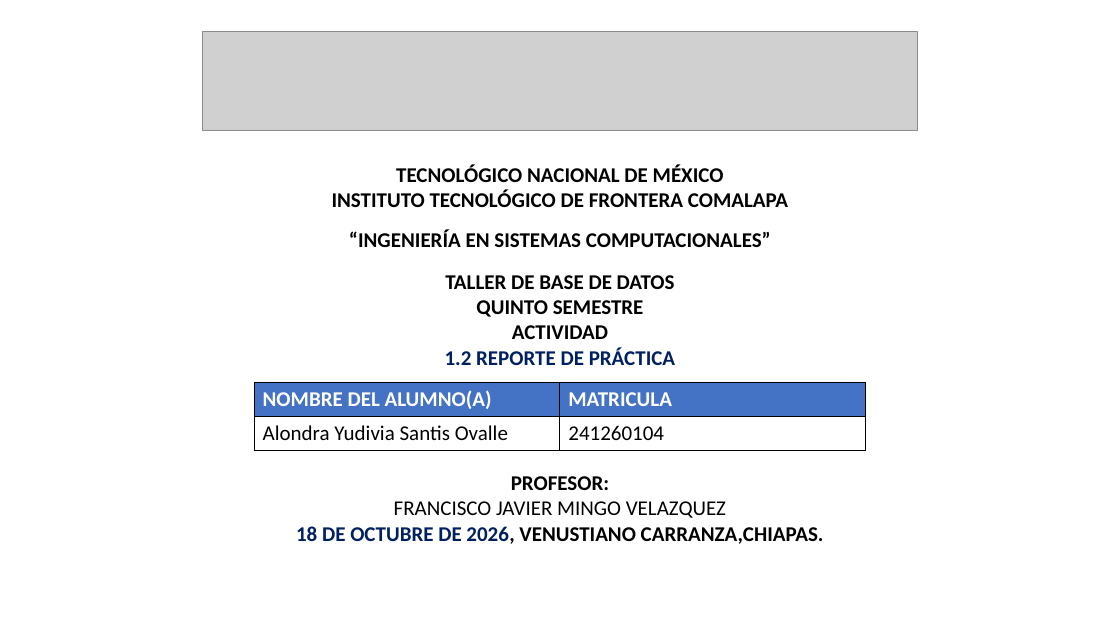
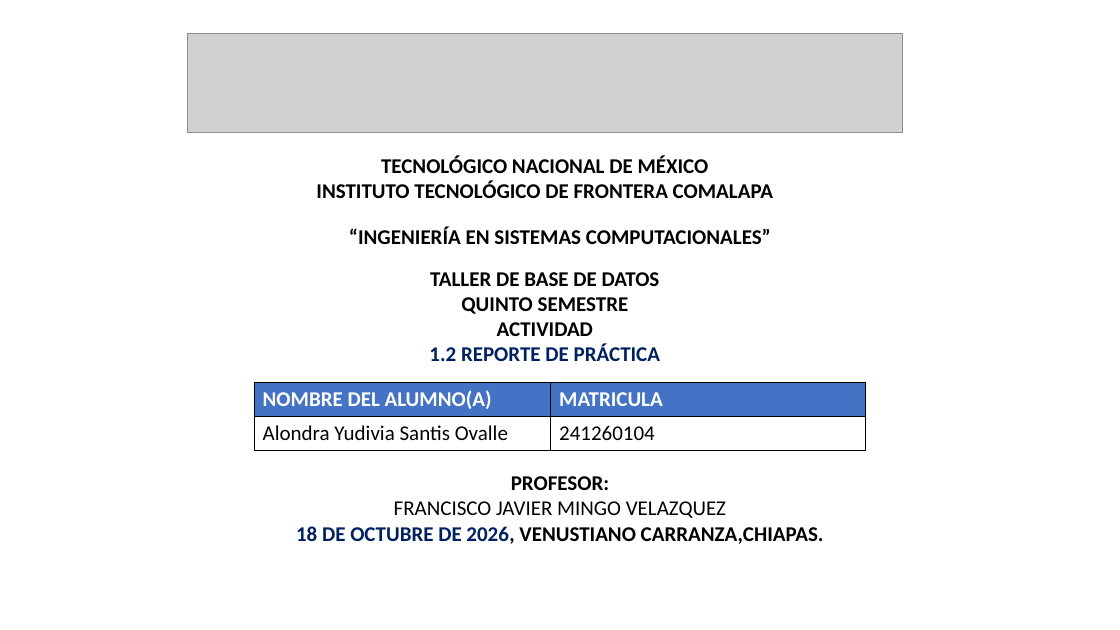
Before and after one commit to alondraS128/TBD-Tema_1-01112026, a slide deck: slide 1 of Actividad 1.2 Reporte de practica_AlondraSantis_TBD_5ISCM.pptx. Drawn at 1120x630 pixels with LibreOffice and Linux fonts; fonts in the diff are those of the drawing; grey boxes stand for pictures. Boxes give left, top, right and bottom in pixels: in the first picture for what was removed or moved away, otherwise in the second. Text is boxed around its words. In the diff, an @@ line names an element or a change of style, - is before the commit and + after.

```diff
--- a/Actividad 1.2 Reporte de practica_AlondraSantis_TBD_5ISCM.pptx
+++ b/Actividad 1.2 Reporte de practica_AlondraSantis_TBD_5ISCM.pptx
@@ picture: place and size @@
-picture at bbox=[202, 32, 918, 131]
+picture at bbox=[187, 34, 902, 133]
@@ text "TECNOLÓGICO NACIONAL DE MÉXICO": place and size @@
-text "TECNOLÓGICO NACIONAL DE MÉXICO" at bbox=[332, 164, 788, 207]
+text "TECNOLÓGICO NACIONAL DE MÉXICO" at bbox=[316, 155, 773, 198]
@@ text "“INGENIERÍA EN SISTEMAS COMPUTACIONALES”": place and size @@
-text "“INGENIERÍA EN SISTEMAS COMPUTACIONALES”" at bbox=[349, 230, 771, 247]
+text "“INGENIERÍA EN SISTEMAS COMPUTACIONALES”" at bbox=[349, 226, 771, 244]
@@ text "TALLER DE BASE DE DATOS": place and size @@
-text "TALLER DE BASE DE DATOS" at bbox=[445, 275, 675, 365]
+text "TALLER DE BASE DE DATOS" at bbox=[429, 272, 660, 361]
```
Also in this commit, not shown: 2 other slides changed, 2 other files.
